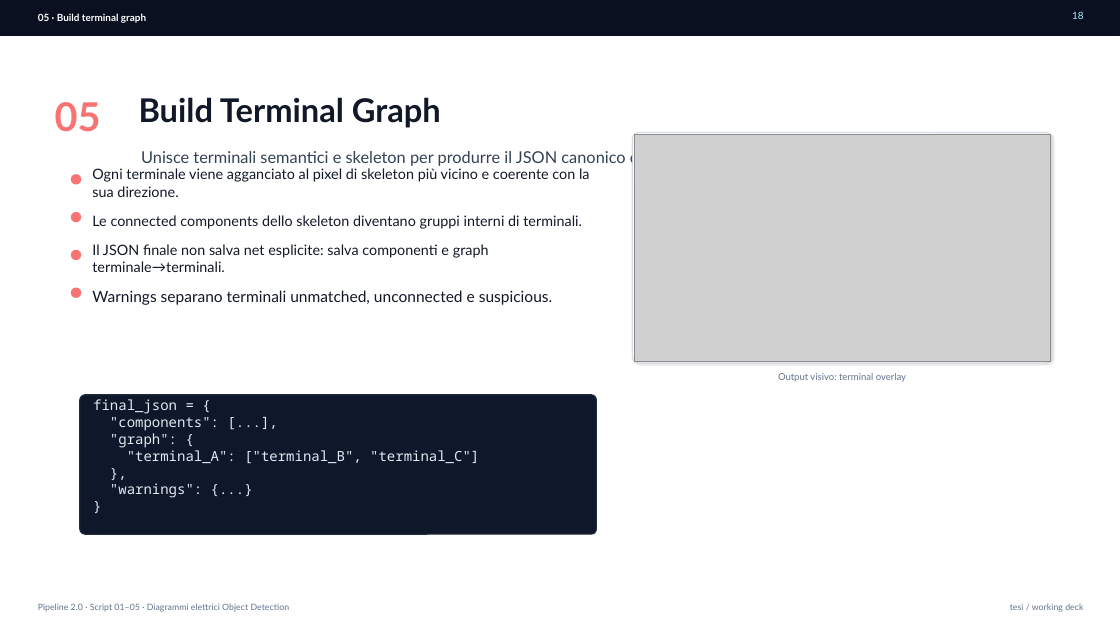
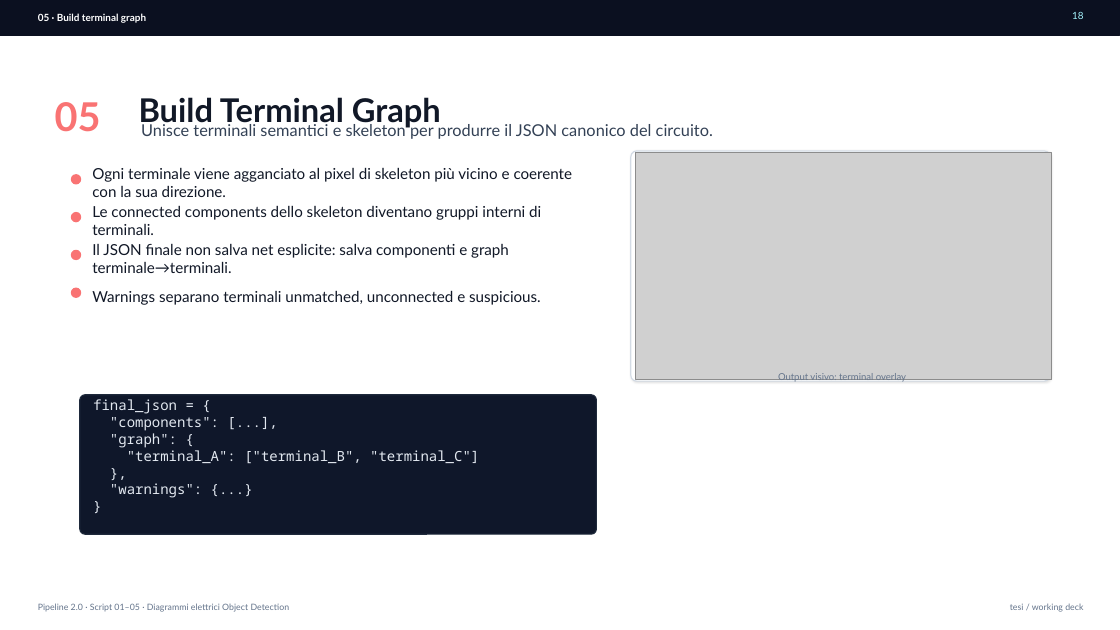
Before and after one commit to MarcoProfi00/tesi_diagrams_yolo, a slide deck: slide 18 of notes/second_part_pipeline_topologica/doc_scripts_1.0/pipeline_01_05.pptx. Drawn at 1120x630 pixels with LibreOffice and Linux fonts; fonts in the diff are those of the drawing; grey boxes stand for pictures. Boxes give left, top, right and bottom in pixels: in the first picture for what was removed or moved away, otherwise in the second. Text is boxed around its words. In the diff, an @@ line names an element or a change of style, - is before the commit and + after.

```diff
--- a/notes/second_part_pipeline_topologica/doc_scripts_1.0/pipeline_01_05.pptx
+++ b/notes/second_part_pipeline_topologica/doc_scripts_1.0/pipeline_01_05.pptx
@@ text "Unisce terminali semantici e skeleton ..." rewrapped from (141,149,652,167) to (141,123,713,139) @@
@@ rounded rectangle: place and size @@
-rounded rectangle at (633,133,1052,363)
+rounded rectangle at (631,151,1050,381)
@@ picture: place and size @@
-picture at (634,134,1050,361)
+picture at (636,153,1052,380)
@@ size 12.3 to 13 pt in 3 elements at (92,167,573,197), (92,206,541,235), (92,244,509,273) @@
@@ text "Warnings separano terminali unmatched, unconnected ..." at (92,290,541,305): size 13.3 to 13 pt @@
```
Also in this commit, not shown: 4 other slides changed, 2 slides removed, 5 other files.
